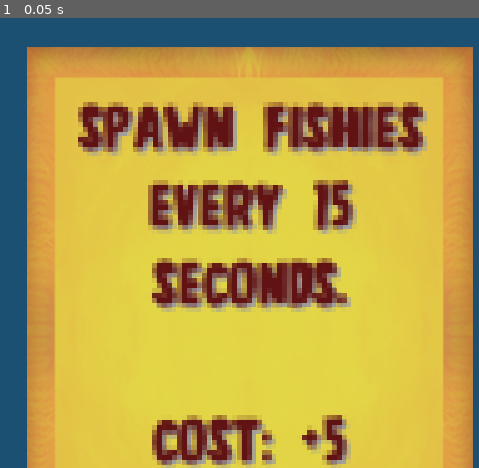
Above: before the commit, frame 1.
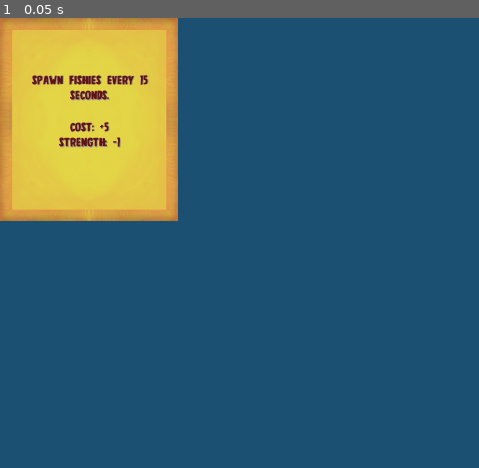
Above: after the commit, the same moment.

Repository: RobinRenggli/godotwildjam41
Game: Godot game, scene res://Evolution/Cards/SpawnCurrency.tscn
Same seed, same stepped clock (60 frames per second), same inputs: the game is played once before the commit and once after it. This scene is started directly instead of the project's main scene. Sound files missing from this copy of the repository are replaced by a short silence.
Inputs:
- Up to frame 1 (0.05 s): no input

The runs differ from the first frame. In frame 1, 87% of the frame differs, in the area x 0-99%, y 0-100%.

Commit message:
bigger cards

Diff:
--- a/GodotProjectFolder/Evolution/EvolutionCard.gd
+++ b/GodotProjectFolder/Evolution/EvolutionCard.gd
@@ -1,4 +1,4 @@
-extends Container
+extends NinePatchRect
 
 export (Dictionary) var stat_changes
 export (String) var description
@@ -10,13 +10,12 @@
 	create_description()
 
 func create_description():
-
 	if stat_changes != null:
 		if not description.empty():
 			description += "\n\n"
 		for key in stat_changes.keys():
 			description += str(key) + ": " + format_number(stat_changes[key]) + "\n"
-	$NinePatchRect/MarginContainer/EvolutionText.text = description
+	$MarginContainer/EvolutionText.text = description
 
 func _on_EvolutionCard_gui_input(event):
 	if event is InputEventMouseButton and event.pressed:
@@ -48,3 +47,8 @@
 			return str(number)
 	else:
 		return number
+
+
+
+func _on_Container_gui_input(event):
+	pass # Replace with function body.
--- a/GodotProjectFolder/Evolution/EvolutionCard.tscn
+++ b/GodotProjectFolder/Evolution/EvolutionCard.tscn
@@ -7,14 +7,20 @@
 [sub_resource type="DynamicFont" id=1]
 font_data = ExtResource( 3 )
 
-[node name="EvolutionCard" type="Container"]
+[node name="EvolutionCard" type="NinePatchRect"]
 pause_mode = 2
-margin_right = 128.0
-margin_bottom = 160.0
+margin_right = 228.0
+margin_bottom = 260.0
 grow_horizontal = 2
 grow_vertical = 2
 rect_min_size = Vector2( 128, 160 )
-rect_scale = Vector2( 5, 5 )
+mouse_filter = 1
+texture = ExtResource( 2 )
+region_rect = Rect2( 51.1099, 71.233, 566.281, 564.987 )
+patch_margin_left = 119
+patch_margin_top = 134
+patch_margin_right = 109
+patch_margin_bottom = 126
 script = ExtResource( 1 )
 __meta__ = {
 "_edit_use_anchors_": false
@@ -22,32 +28,20 @@
 
 [node name="Effects" type="Node" parent="."]
 
-[node name="NinePatchRect" type="NinePatchRect" parent="."]
-margin_left = 7.0
-margin_top = 7.0
-margin_right = 121.0
-margin_bottom = 153.0
-texture = ExtResource( 2 )
-region_rect = Rect2( 54.7935, 68.7908, 562.401, 570.291 )
-patch_margin_left = 46
-patch_margin_top = 53
-patch_margin_right = 50
-patch_margin_bottom = 46
-
-[node name="MarginContainer" type="MarginContainer" parent="NinePatchRect"]
-margin_left = 10.0
-margin_top = 10.0
-margin_right = 104.0
-margin_bottom = 135.0
+[node name="MarginContainer" type="MarginContainer" parent="."]
+margin_left = 20.0
+margin_top = 19.0
+margin_right = 209.0
+margin_bottom = 241.0
 mouse_filter = 2
 __meta__ = {
 "_edit_use_anchors_": false
 }
 
-[node name="EvolutionText" type="Label" parent="NinePatchRect/MarginContainer"]
-margin_top = 54.0
-margin_right = 94.0
-margin_bottom = 71.0
+[node name="EvolutionText" type="Label" parent="MarginContainer"]
+margin_top = 102.0
+margin_right = 189.0
+margin_bottom = 119.0
 grow_horizontal = 2
 grow_vertical = 2
 custom_colors/font_color = Color( 0.380392, 0.0745098, 0.0745098, 1 )
